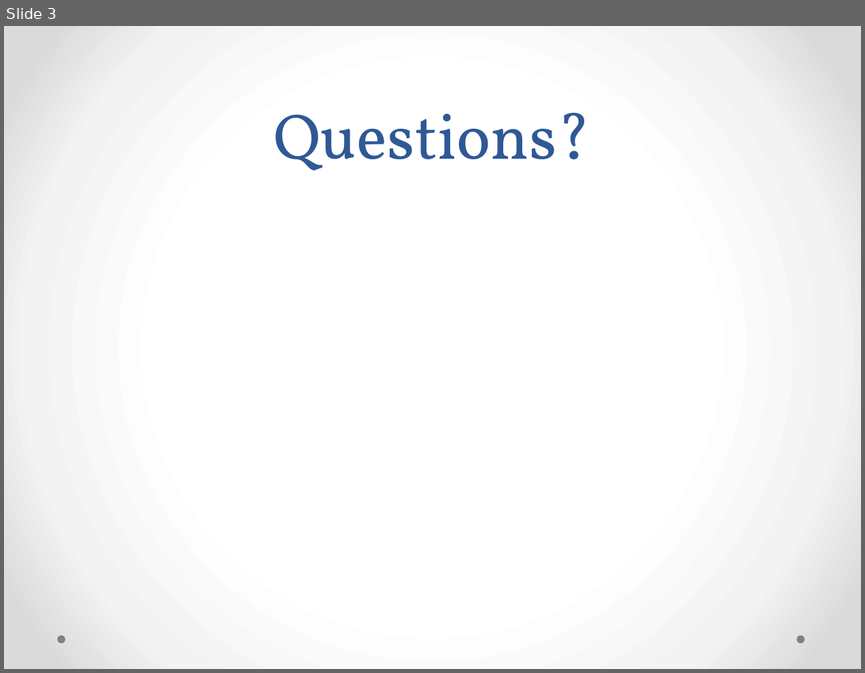
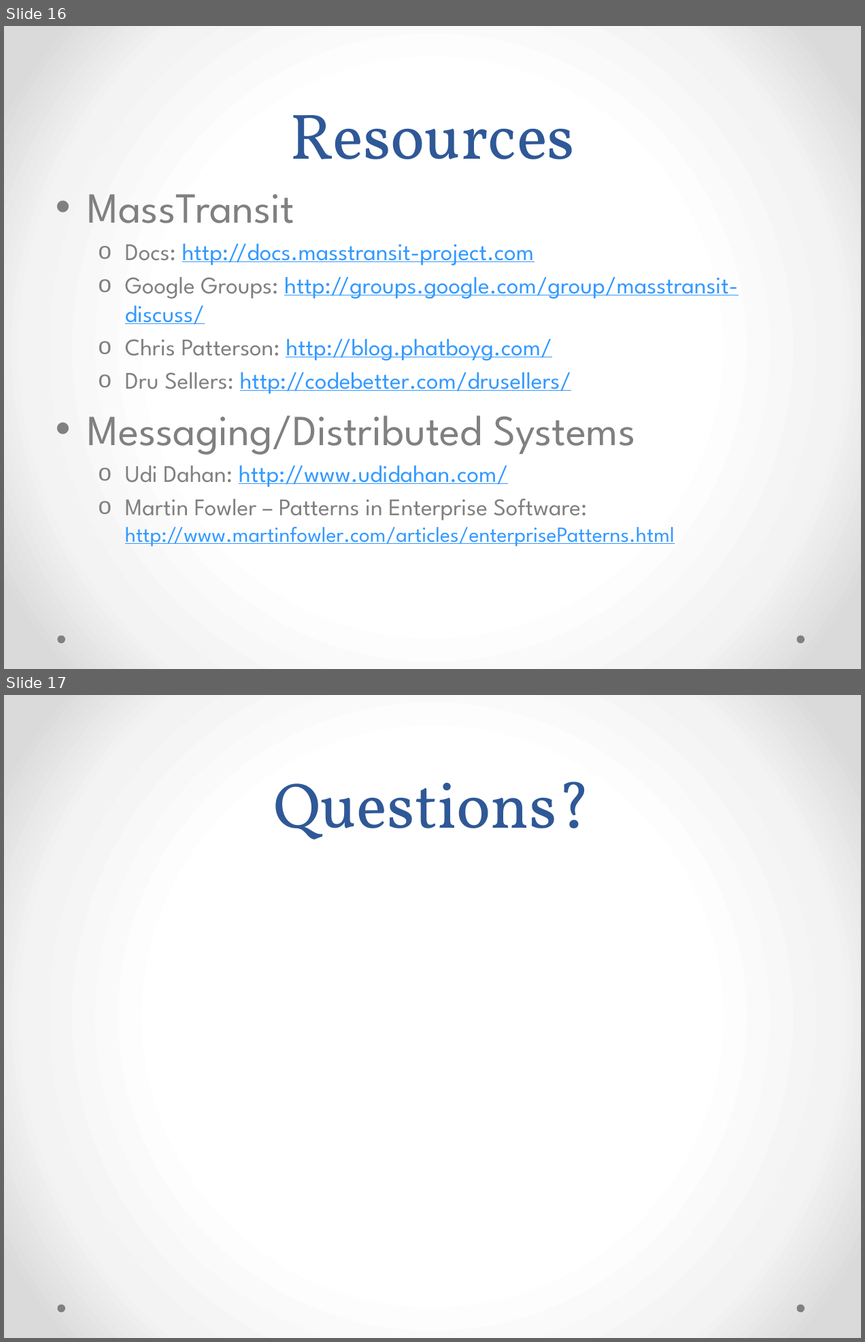
Before and after one commit to ekepes/Presentations, a slide deck: GetOnTheBus/Get on the Bus with MassTransit.pptx. Shown one above the other, each under a label of ours: slide 3 before the commit, slides 16 and 17 after it. The pictures are 865x673 and 865x1342 pixels, drawn with LibreOffice and Linux fonts; fonts in the diff are those of the drawing. Boxes give left, top, right and bottom in pixels: in the first picture for what was removed or moved away, otherwise in the second. Text is boxed around its words. In the diff, an @@ line names an element or a change of style, - is before the commit and + after.

```diff
--- a/GetOnTheBus/Get on the Bus with MassTransit.pptx
+++ b/GetOnTheBus/Get on the Bus with MassTransit.pptx
@@ slide 16 added at [4, 26, 861, 669], background gradient #FFFFFF to #F4F4F4 to #DADADA; not listed: 2 template elements that a slide beside it also shows @@
@@ title added at [290, 115, 575, 159], 54 pt, text #2F5897 @@
+Resources
@@ text added at [88, 194, 738, 546], 20 pt, text #3399FF, underline @@
+• MassTransit
+  o Docs: http://docs.masstransit-project.com
+  o Google Groups: http://groups.google.com/group/masstransit-discuss/
+  o Chris Patterson: http://blog.phatboyg.com/
+  o Dru Sellers: http://codebetter.com/drusellers/
+• Messaging/Distributed Systems
+  o Udi Dahan: http://www.udidahan.com/
+  o Martin Fowler – Patterns in Enterprise Software: http://www.martinfowler.com/articles/enterprisePatterns.html
@@ what was slide 3 is now slide 17 @@
```
Also in this commit, not shown: 3 slides changed, 13 other slides added, 1 other file.
